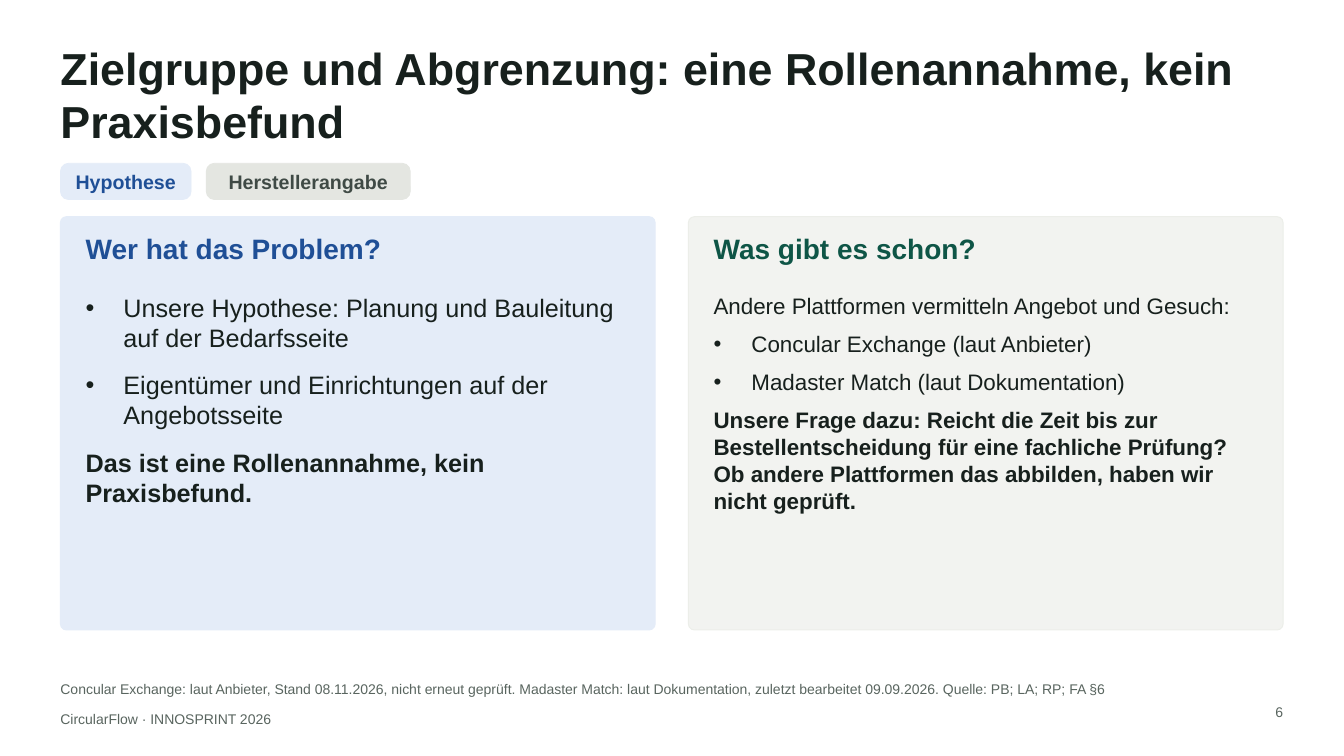
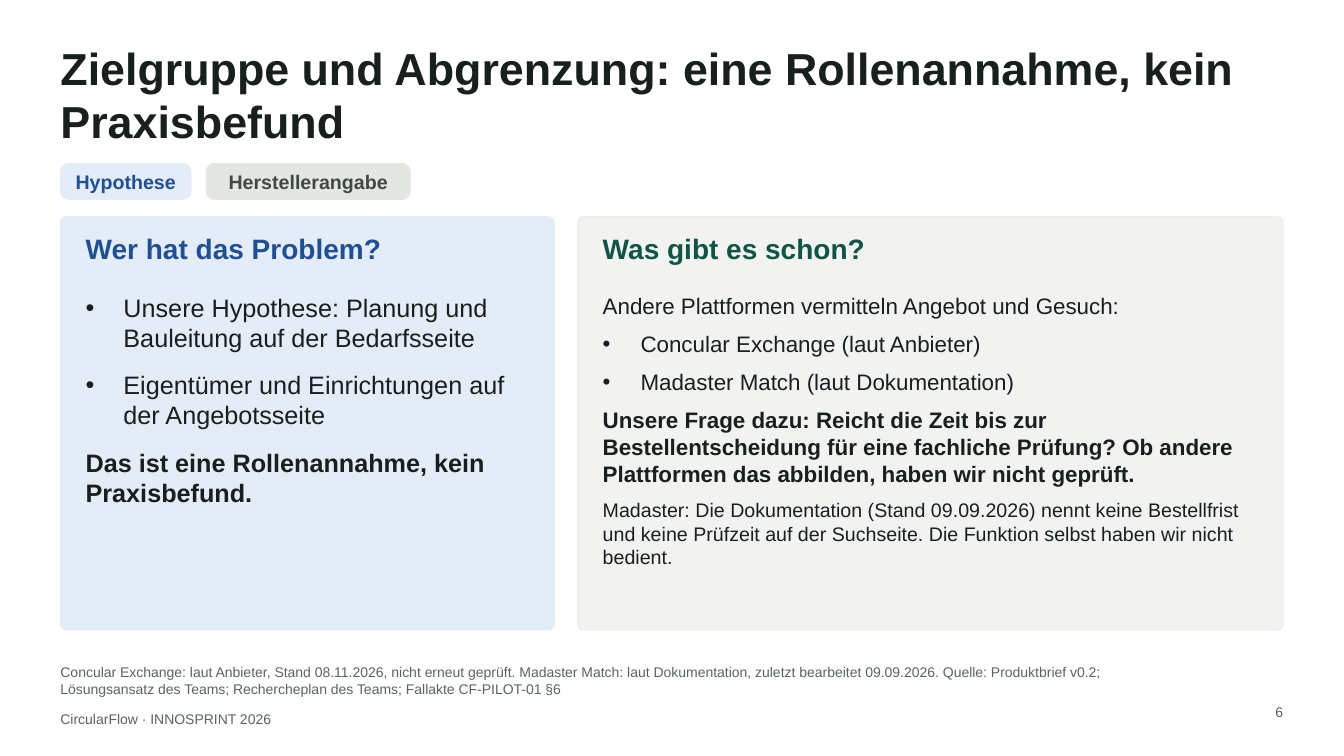
Before and after one commit to sammo3332/CircularFlow, a slide deck: slide 6 of pitch/innosprint-2026/ausgabe/weitere-fassungen/CircularFlow_INNOSPRINT2026_Fassung-C_Praxistest-Dortmund.pptx. Drawn at 1344x756 pixels with LibreOffice and Linux fonts; fonts in the diff are those of the drawing. Boxes give left, top, right and bottom in pixels: in the first picture for what was removed or moved away, otherwise in the second. Text is boxed around its words. In the diff, an @@ line names an element or a change of style, - is before the commit and + after.

```diff
--- a/pitch/innosprint-2026/ausgabe/weitere-fassungen/CircularFlow_INNOSPRINT2026_Fassung-C_Praxistest-Dortmund.pptx
+++ b/pitch/innosprint-2026/ausgabe/weitere-fassungen/CircularFlow_INNOSPRINT2026_Fassung-C_Praxistest-Dortmund.pptx
@@ rounded rectangle: place and size @@
-rounded rectangle at bbox=[60, 217, 655, 630]
+rounded rectangle at bbox=[60, 217, 555, 630]
@@ rounded rectangle: place and size @@
-rounded rectangle at bbox=[689, 217, 1284, 630]
+rounded rectangle at bbox=[578, 217, 1284, 630]
@@ text "Was gibt es schon?": place and size @@
-text "Was gibt es schon?" at bbox=[714, 238, 976, 264]
+text "Was gibt es schon?" at bbox=[603, 238, 865, 264]
@@ text "Unsere Hypothese: Planung und Bauleitung ..." rewrapped from bbox=[86, 298, 613, 503] to bbox=[86, 298, 504, 503] @@
@@ text "Andere Plattformen vermitteln Angebot und ...": place and size @@
-text "Andere Plattformen vermitteln Angebot und ..." at bbox=[714, 297, 1230, 514]
+text "Andere Plattformen vermitteln Angebot und ..." at bbox=[603, 297, 1238, 564]
@@ text at bbox=[603, 502, 1238, 564]: paragraph added @@
+Madaster: Die Dokumentation (Stand 09.09.2026) nennt keine Bestellfrist und keine Prüfzeit auf der Suchseite. Die Funktion selbst haben wir nicht bedient.
@@ text at bbox=[60, 667, 1100, 697]: text changed @@
-Concular Exchange: laut Anbieter, Stand 08.11.2026, nicht erneut geprüft. Madaster Match: laut Dokumentation, zuletzt bearbeitet 09.09.2026. Quelle: PB; LA; RP; FA §6
+Concular Exchange: laut Anbieter, Stand 08.11.2026, nicht erneut geprüft. Madaster Match: laut Dokumentation, zuletzt bearbeitet 09.09.2026. Quelle: Produktbrief v0.2; Lösungsansatz des Teams; Rechercheplan des Teams; Fallakte CF-PILOT-01 §6
```
Also in this commit, not shown: 14 other slides changed, 25 other files.
